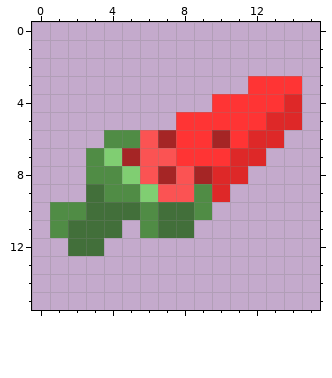
Pixel-art sprite -- Assets/_Assets/Sprites/Weapons/watermelonSlicer.png. This is how it looked before the edit.
The file is 16x16 pixels.
The result:
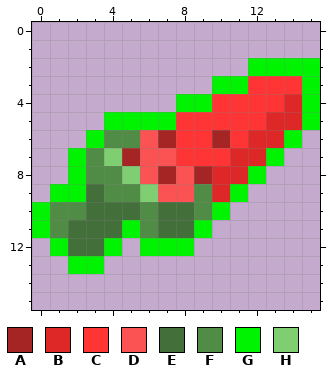
Palette (. is transparent): A #a52525  B #de2828  C #ff3434  D #fb5353  E #426f3a  F #508c45  G #00f300  H #80ce72
Difference:
Changed rows in their new state; - is an unchanged pixel.
first column x 0:
 2 ------------GGGG
 3 ----------GG---G
 4 --------GG-----G
 5 ----GGGG-------G
 6 ---G----------G-
 7 --G----------G--
 8 --G---------G---
 9 -GG--------G----
10 G---------G-----
11 G----G---G------
12 -G--G-GGG-------
13 --GG------------
Changed places in both pictures, as pixel boxes (x1, y1, x2, y2):
added: (32, 58, 320, 274)
